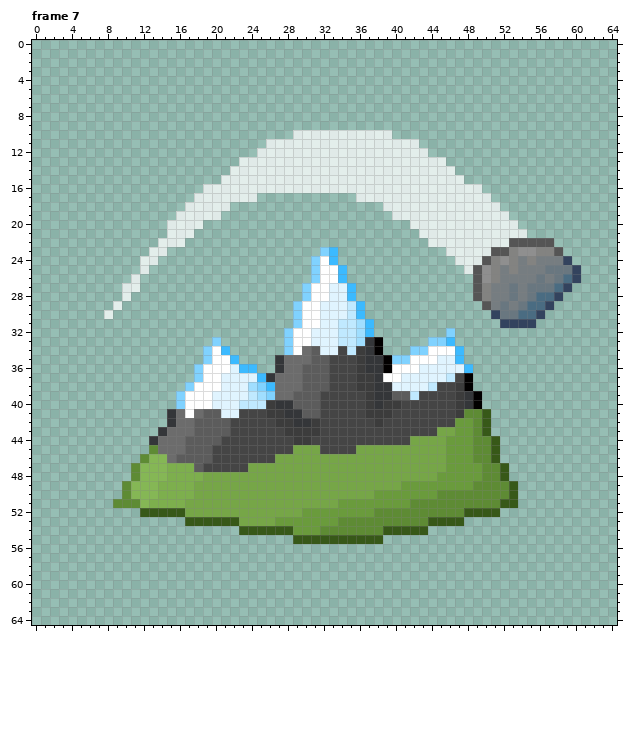
Two versions of one pixel-art file, resources/sprites/gui/upgrades/upgrades.aseprite. The picture above is the old version.
65x65 pixels, 43 frames. Pixels under 10% opacity are left out. Colours within 5 levels of each other are drawn and written as one. Shown: frame 7. The commit also changed other frames, which this record leaves out.
The same view after the edit:
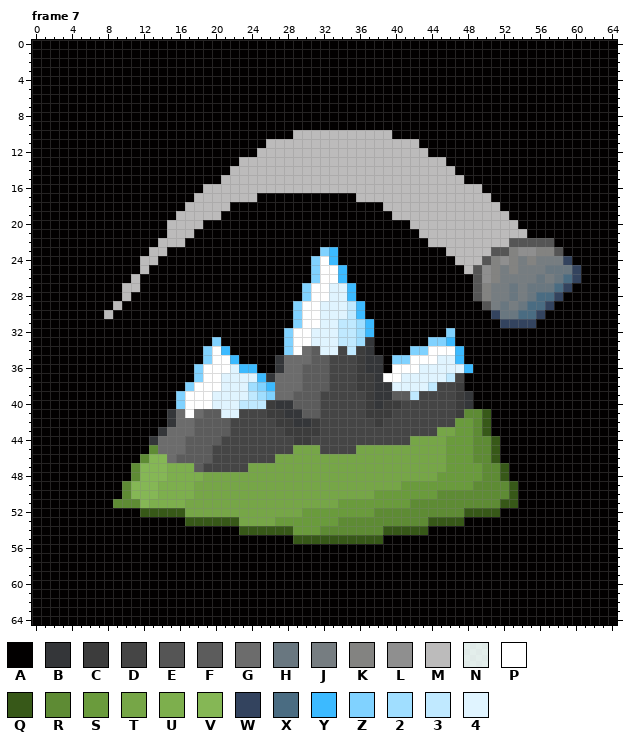
Palette (. is transparent): A #020000  B #343639  C #3c3c3c  D #454545  E #555555  F #5c5c5c  G #6c6c6c  H #697780  J #767d81  K #838381  L #8f8f8f  M #bcbbbb  N #ffffffbb  P #ffffff  Q #375818  R #5e8b34  S #6a9b3c  T #76a647  U #7daf4d  V #85b755  W #33435e  X #4a6c82  Y #3cbaff  Z #80d2ff  2 #a0deff  3 #c0e9ff  4 #e0f4ff
Change:
layer "bg" now shown
Changed rows in their new state; - is an unchanged pixel.
Frame 7, layer "bg":
first column x 0:
 0 AAAAAAAAAAAAAAAAAAAAAAAAAAAAAAAAAAAAAAAAAAAAAAAAAAAAAAAAAAAAAAAAA
 1 AAAAAAAAAAAAAAAAAAAAAAAAAAAAAAAAAAAAAAAAAAAAAAAAAAAAAAAAAAAAAAAAA
 2 AAAAAAAAAAAAAAAAAAAAAAAAAAAAAAAAAAAAAAAAAAAAAAAAAAAAAAAAAAAAAAAAA
 3 AAAAAAAAAAAAAAAAAAAAAAAAAAAAAAAAAAAAAAAAAAAAAAAAAAAAAAAAAAAAAAAAA
 4 AAAAAAAAAAAAAAAAAAAAAAAAAAAAAAAAAAAAAAAAAAAAAAAAAAAAAAAAAAAAAAAAA
 5 AAAAAAAAAAAAAAAAAAAAAAAAAAAAAAAAAAAAAAAAAAAAAAAAAAAAAAAAAAAAAAAAA
 6 AAAAAAAAAAAAAAAAAAAAAAAAAAAAAAAAAAAAAAAAAAAAAAAAAAAAAAAAAAAAAAAAA
 7 AAAAAAAAAAAAAAAAAAAAAAAAAAAAAAAAAAAAAAAAAAAAAAAAAAAAAAAAAAAAAAAAA
 8 AAAAAAAAAAAAAAAAAAAAAAAAAAAAAAAAAAAAAAAAAAAAAAAAAAAAAAAAAAAAAAAAA
 9 AAAAAAAAAAAAAAAAAAAAAAAAAAAAAAAAAAAAAAAAAAAAAAAAAAAAAAAAAAAAAAAAA
10 AAAAAAAAAAAAAAAAAAAAAAAAAAAAAMMMMMMMMMMMAAAAAAAAAAAAAAAAAAAAAAAAA
11 AAAAAAAAAAAAAAAAAAAAAAAAAAMMMMMMMMMMMMMMMMMAAAAAAAAAAAAAAAAAAAAAA
12 AAAAAAAAAAAAAAAAAAAAAAAAAMMMMMMMMMMMMMMMMMMMAAAAAAAAAAAAAAAAAAAAA
13 AAAAAAAAAAAAAAAAAAAAAAAMMMMMMMMMMMMMMMMMMMMMMMAAAAAAAAAAAAAAAAAAA
14 AAAAAAAAAAAAAAAAAAAAAAMMMMMMMMMMMMMMMMMMMMMMMMMAAAAAAAAAAAAAAAAAA
15 AAAAAAAAAAAAAAAAAAAAAMMMMMMMMMMMMMMMMMMMMMMMMMMMAAAAAAAAAAAAAAAAA
16 AAAAAAAAAAAAAAAAAAAMMMMMMMMMMMMMMMMMMMMMMMMMMMMMMMAAAAAAAAAAAAAAA
17 AAAAAAAAAAAAAAAAAAMMMMMMMAAAAAAAAAAAMMMMMMMMMMMMMMMAAAAAAAAAAAAAA
18 AAAAAAAAAAAAAAAAAMMMMMAAAAAAAAAAAAAAAAAMMMMMMMMMMMMMAAAAAAAAAAAAA
19 AAAAAAAAAAAAAAAAMMMMMAAAAAAAAAAAAAAAAAAAMMMMMMMMMMMMMAAAAAAAAAAAA
20 AAAAAAAAAAAAAAAMMMMAAAAAAAAAAAAAAAAAAAAAAAMMMMMMMMMMMMAAAAAAAAAAA
21 AAAAAAAAAAAAAAAMMMAAAAAAAAAAAAAAAAAAAAAAAAAMMMMMMMMMMMMAAAAAAAAAA
22 AAAAAAAAAAAAAAMMMAAAAAAAAAAAAAAAAAAAAAAAAAAAMMMMMMMMM-----AAAAAAA
23 AAAAAAAAAAAAAMMAAAAAAAAAAAAAAAAA--AAAAAAAAAAAAMMMMM--------AAAAAA
24 AAAAAAAAAAAAMMAAAAAAAAAAAAAAAAA---AAAAAAAAAAAAAMMM----------AAAAA
25 AAAAAAAAAAAAMAAAAAAAAAAAAAAAAAA----AAAAAAAAAAAAAM------------AAAA
26 AAAAAAAAAAAMAAAAAAAAAAAAAAAAAAA----AAAAAAAAAAAAAA------------AAAA
27 AAAAAAAAAAMMAAAAAAAAAAAAAAAAAA------AAAAAAAAAAAAA-----------AAAAA
28 AAAAAAAAAAMAAAAAAAAAAAAAAAAAAA------AAAAAAAAAAAAA----------AAAAAA
29 AAAAAAAAAMAAAAAAAAAAAAAAAAAAA--------AAAAAAAAAAAAA--------AAAAAAA
30 AAAAAAAAMAAAAAAAAAAAAAAAAAAAA--------AAAAAAAAAAAAAA------AAAAAAAA
31 AAAAAAAAAAAAAAAAAAAAAAAAAAAAA---------AAAAAAAAAAAAAA----AAAAAAAAA
32 AAAAAAAAAAAAAAAAAAAAAAAAAAAA----------AAAAAAAA-AAAAAAAAAAAAAAAAAA
33 AAAAAAAAAAAAAAAAAAAA-AAAAAAA-----------AAAAA---AAAAAAAAAAAAAAAAAA
34 AAAAAAAAAAAAAAAAAAA---AAAAAA-----------AAA------AAAAAAAAAAAAAAAAA
35 AAAAAAAAAAAAAAAAAAA----AAAA---------------------AAAAAAAAAAAAAAAAA
36 AAAAAAAAAAAAAAAAAA-------AA----------------------AAAAAAAAAAAAAAAA
37 AAAAAAAAAAAAAAAAAA-------------------------------AAAAAAAAAAAAAAAA
38 AAAAAAAAAAAAAAAAA--------------------------------AAAAAAAAAAAAAAAA
39 AAAAAAAAAAAAAAAA----------------------------------AAAAAAAAAAAAAAA
40 AAAAAAAAAAAAAAAA----------------------------------AAAAAAAAAAAAAAA
41 AAAAAAAAAAAAAAA------------------------------------AAAAAAAAAAAAAA
42 AAAAAAAAAAAAAAA------------------------------------AAAAAAAAAAAAAA
43 AAAAAAAAAAAAAA-------------------------------------AAAAAAAAAAAAAA
44 AAAAAAAAAAAAA---------------------------------------AAAAAAAAAAAAA
45 AAAAAAAAAAAAA---------------------------------------AAAAAAAAAAAAA
46 AAAAAAAAAAAA----------------------------------------AAAAAAAAAAAAA
47 AAAAAAAAAAA------------------------------------------AAAAAAAAAAAA
48 AAAAAAAAAAA------------------------------------------AAAAAAAAAAAA
49 AAAAAAAAAA--------------------------------------------AAAAAAAAAAA
50 AAAAAAAAAA--------------------------------------------AAAAAAAAAAA
51 AAAAAAAAA---------------------------------------------AAAAAAAAAAA
52 AAAAAAAAAAAA----------------------------------------AAAAAAAAAAAAA
53 AAAAAAAAAAAAAAAAA-------------------------------AAAAAAAAAAAAAAAAA
54 AAAAAAAAAAAAAAAAAAAAAAA---------------------AAAAAAAAAAAAAAAAAAAAA
55 AAAAAAAAAAAAAAAAAAAAAAAAAAAAA----------AAAAAAAAAAAAAAAAAAAAAAAAAA
56 AAAAAAAAAAAAAAAAAAAAAAAAAAAAAAAAAAAAAAAAAAAAAAAAAAAAAAAAAAAAAAAAA
57 AAAAAAAAAAAAAAAAAAAAAAAAAAAAAAAAAAAAAAAAAAAAAAAAAAAAAAAAAAAAAAAAA
58 AAAAAAAAAAAAAAAAAAAAAAAAAAAAAAAAAAAAAAAAAAAAAAAAAAAAAAAAAAAAAAAAA
59 AAAAAAAAAAAAAAAAAAAAAAAAAAAAAAAAAAAAAAAAAAAAAAAAAAAAAAAAAAAAAAAAA
60 AAAAAAAAAAAAAAAAAAAAAAAAAAAAAAAAAAAAAAAAAAAAAAAAAAAAAAAAAAAAAAAAA
61 AAAAAAAAAAAAAAAAAAAAAAAAAAAAAAAAAAAAAAAAAAAAAAAAAAAAAAAAAAAAAAAAA
62 AAAAAAAAAAAAAAAAAAAAAAAAAAAAAAAAAAAAAAAAAAAAAAAAAAAAAAAAAAAAAAAAA
63 AAAAAAAAAAAAAAAAAAAAAAAAAAAAAAAAAAAAAAAAAAAAAAAAAAAAAAAAAAAAAAAAA
64 AAAAAAAAAAAAAAAAAAAAAAAAAAAAAAAAAAAAAAAAAAAAAAAAAAAAAAAAAAAAAAAAA
Changed places in both pictures, as pixel boxes (x1, y1, x2, y2):
changed: (32, 40, 617, 625)
